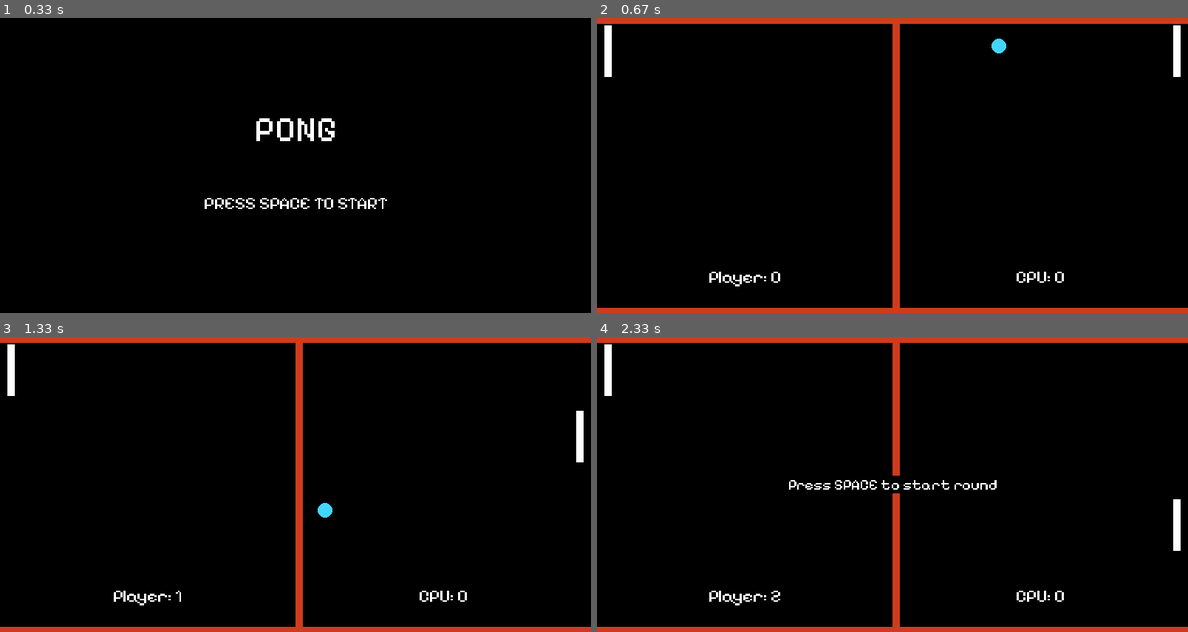
Above: before the commit, frames 1-4 (two rows, left to right).
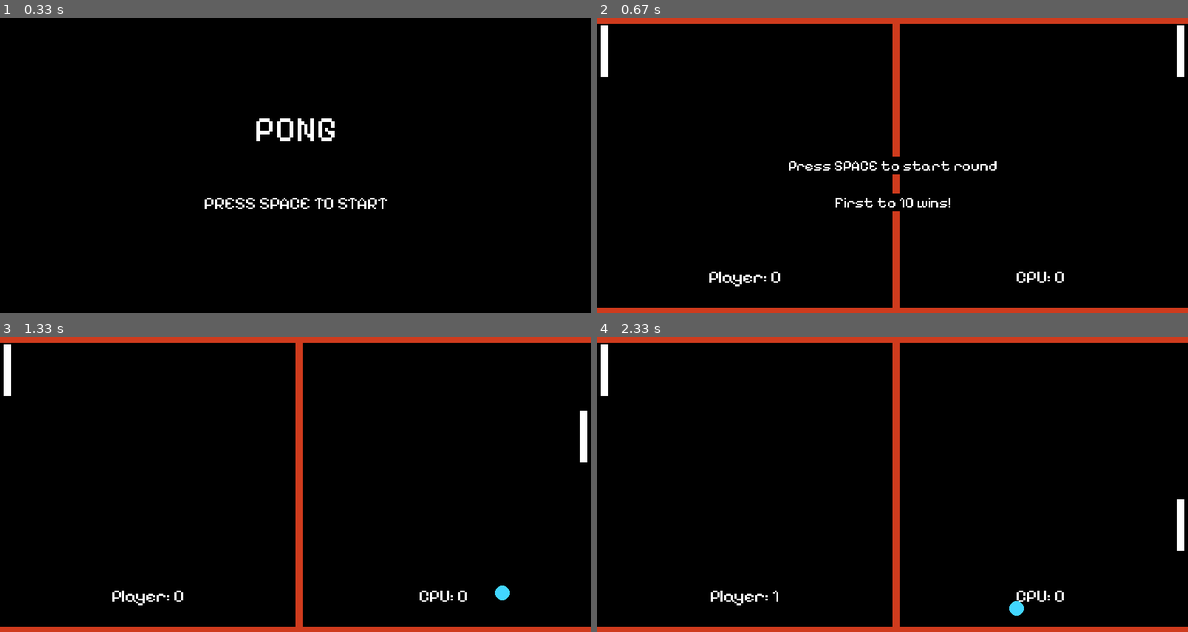
Above: after the commit, the same moments.

Repository: alabador/pygame_pong
Game: pygame game, started from main.py
Two runs of this game, one before a commit and one after it. Both use one fixed random seed, a clock stepped at 60 frames per second and the inputs below.
Inputs:
- Up to frame 1 (0.33 s): no input
- Up to frame 2 (0.67 s): tap Space at 0.33 s
- Up to frame 3 (1.33 s): hold Up 0.67-1.13 s; tap Space at 0.73, 1.03, 1.23 s; hold Down from 1.17 s (still down)
- Up to frame 4 (2.33 s): release Down at 1.47 s; hold Up 1.5-1.87 s; tap Space at 1.57, 1.97 s; hold Down 1.9-2.27 s; hold Up from 2.3 s (still down)

Frame 1 is identical in both runs. In frame 2, 1.2% of the frame differs, in the area x 0-100%, y 2-66%; in frame 3, 0.8%; in frame 4, 1.1%.

Commit message:
Add better ui prompts, score limit and detection, and end game to restart loop

Diff:
--- a/main.py
+++ b/main.py
@@ -8,6 +8,8 @@
 display_w, display_h = 800, 400
 display = pygame.display.set_mode((display_w, display_h))
 clock = pygame.time.Clock()
+
+#Sounds
 pygame.mixer.init()
 bounce_sound = pygame.mixer.Sound('sounds/bounce-8bit.wav')
 bounce_sound.set_volume(0.1)
@@ -20,11 +22,11 @@
         self.y = 10
         self.score = 0
         if is_player:
-            self.x = 10
+            self.x = 5
             self.paddle = pygame.Rect(self.x, self.y, 10, 70)
             self.player = True
         else:
-            self.x = display_w - 20
+            self.x = display_w - 15
             self.paddle = pygame.Rect(self.x, self.y, 10, 70)
             self.player = False
     def draw_paddle(self):
@@ -140,11 +142,38 @@
 
 def reset_prompt():
     prompt_font = pygame.font.Font('fonts/PixelifySans-VariableFont_wght.ttf', 20)
+
     prompt_text = prompt_font.render(f"Press SPACE to start round", False, "WHITE")
     prompt_rect = prompt_text.get_rect(center = (display_w/2, display_h/2))
     pygame.draw.rect(display, "BLACK", prompt_rect)
-    # pygame.draw.rect(display, "BLACK", prompt_rect, 20)
+
+    prompt_text2 = prompt_font.render(f"First to 10 wins!", False, "WHITE")
+    prompt_rect2 = prompt_text2.get_rect(center = (display_w/2 , display_h/2 + 50))
+
     display.blit(prompt_text, prompt_rect)
+    if player.score < 1 and opp.score < 1:
+        pygame.draw.rect(display, "BLACK", prompt_rect2)
+        display.blit(prompt_text2, prompt_rect2)
+
+def win_screen(winning_player:Player):
+    pygame.Surface.fill(display, 'BLACK')
+    prompt_font = pygame.font.Font('fonts/PixelifySans-VariableFont_wght.ttf', 24)
+    winner = winning_player
+    if winning_player.player:
+        player_type = "Player"
+    else:
+        player_type = "Computer"
+    prompt_text = prompt_font.render(f"{player_type} wins!", False, "WHITE")
+    prompt_rect = prompt_text.get_rect(center = (display_w/2, display_h/2))
+    pygame.draw.rect(display, "BLACK", prompt_rect)
+
+    prompt_text2 = prompt_font.render(f"Press ESC to start a new game!", False, "WHITE")
+    prompt_rect2 = prompt_text2.get_rect(center = (display_w/2, display_h/2 + 50))
+    pygame.draw.rect(display, "BLACK", prompt_rect2)
+
+    display.blit(prompt_text, prompt_rect)
+    display.blit(prompt_text2, prompt_rect2)
+
 
 player = Player(True)
 opp = Player(False)
@@ -173,7 +202,12 @@
         score_board()
         if not ball.round_active:
             reset_prompt()
+        if player.score == 10:
+            win_screen(player)
+        if opp.score == 10:
+            win_screen(opp)
     else:
         game_active = render_menu()
+        ball.reset()
     pygame.display.update()
     clock.tick(60)
